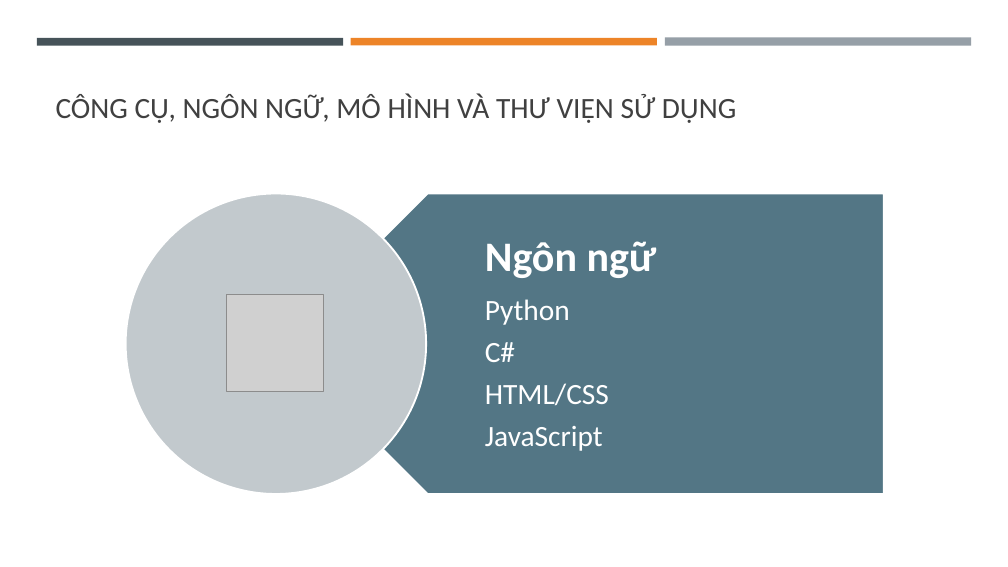
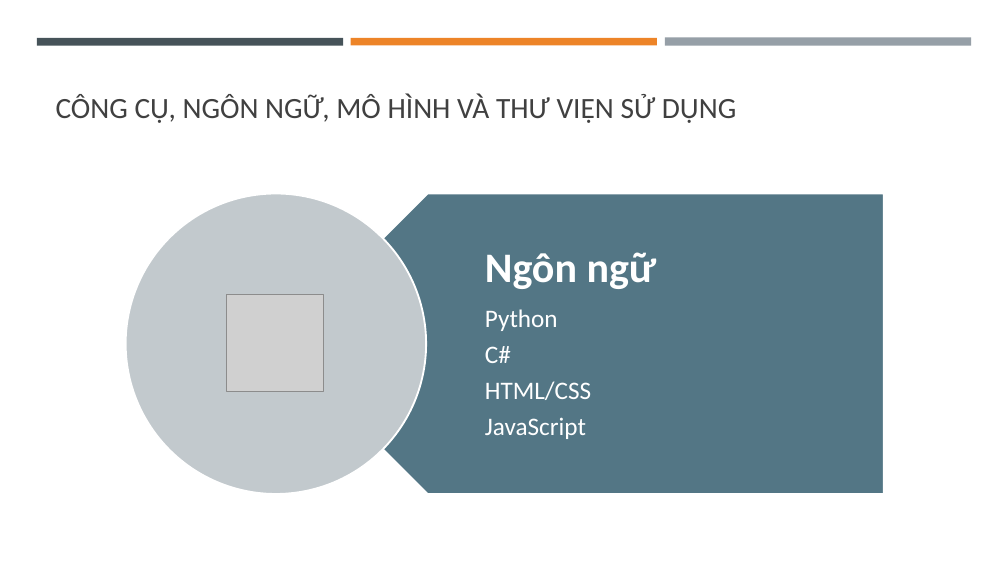
Before and after one commit to bqhai/Graduation_Essay, a slide deck: slide 22 of documents/KLTN2021_26_Update.pptx. Drawn at 1008x567 pixels with LibreOffice and Linux fonts; fonts in the diff are those of the drawing; grey boxes stand for pictures. Boxes give left, top, right and bottom in pixels: in the first picture for what was removed or moved away, otherwise in the second. Text is boxed around its words. In the diff, an @@ line names an element or a change of style, - is before the commit and + after.

```diff
--- a/documents/KLTN2021_26_Update.pptx
+++ b/documents/KLTN2021_26_Update.pptx
@@ text at (485,309,591,439): size 28 to 24 pt in "Python", "C#", "HTML/CSS", "JavaScript"; less space between paragraphs @@
```
Also in this commit, not shown: 4 other slides changed.
